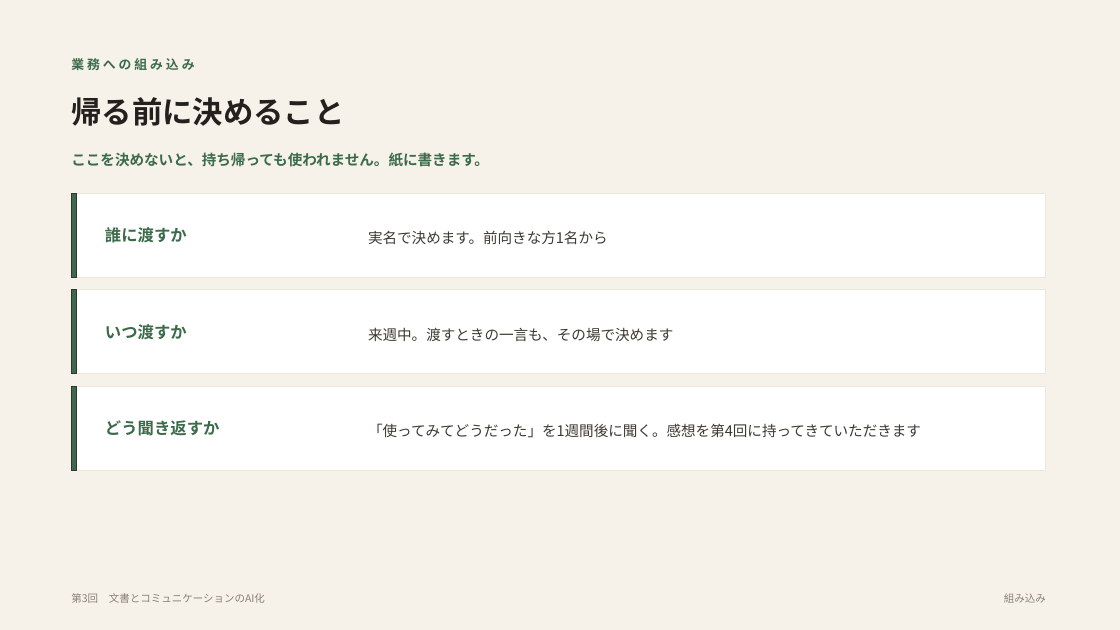
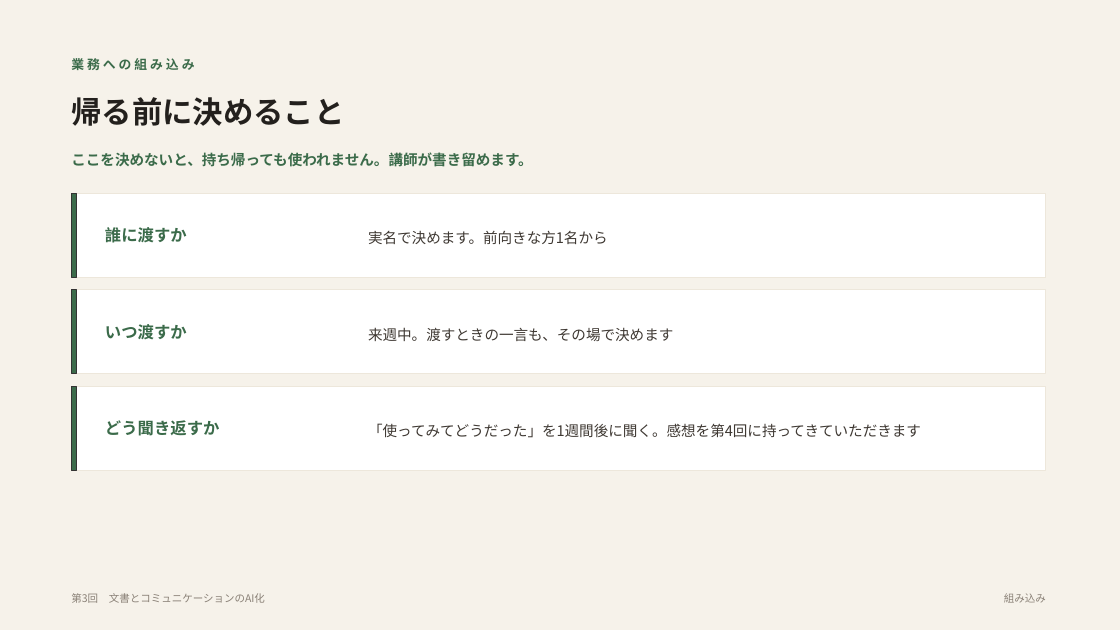
Before and after one commit to yusuke-aoki-bit/founders-ai-program, a slide deck: slide 12 of slides/pptx/第03回_文書とコミュニケーションのAI化.pptx. Drawn at 1120x630 pixels with LibreOffice and Linux fonts; fonts in the diff are those of the drawing. Boxes give left, top, right and bottom in pixels: in the first picture for what was removed or moved away, otherwise in the second. Text is boxed around its words. In the diff, an @@ line names an element or a change of style, - is before the commit and + after.

```diff
--- a/slides/pptx/第03回_文書とコミュニケーションのAI化.pptx
+++ b/slides/pptx/第03回_文書とコミュニケーションのAI化.pptx
@@ text at (71, 152, 532, 167): text changed @@
-ここを決めないと、持ち帰っても使われません。紙に書きます。
+ここを決めないと、持ち帰っても使われません。講師が書き留めます。
```
Also in this commit, not shown: 4 other slides changed.
